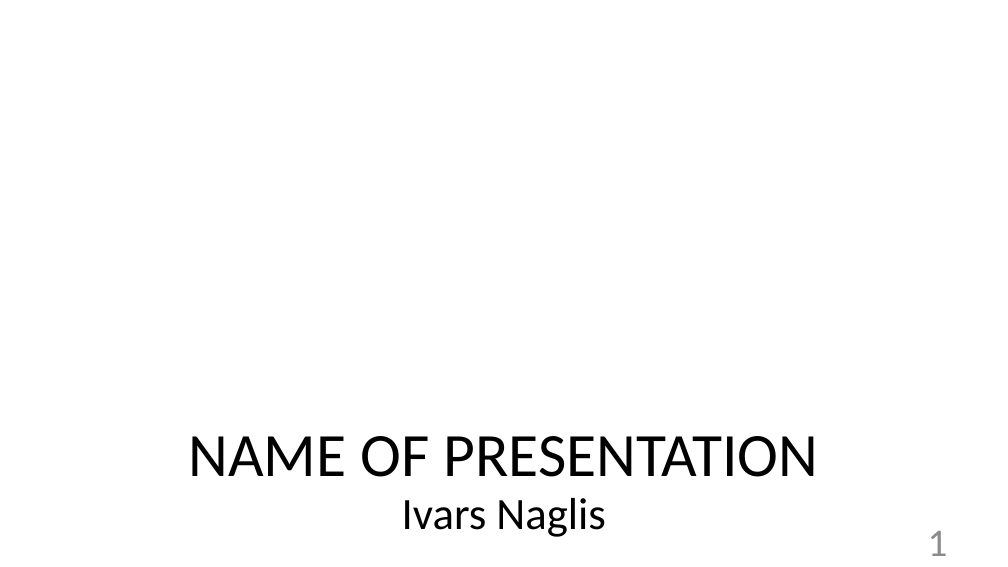
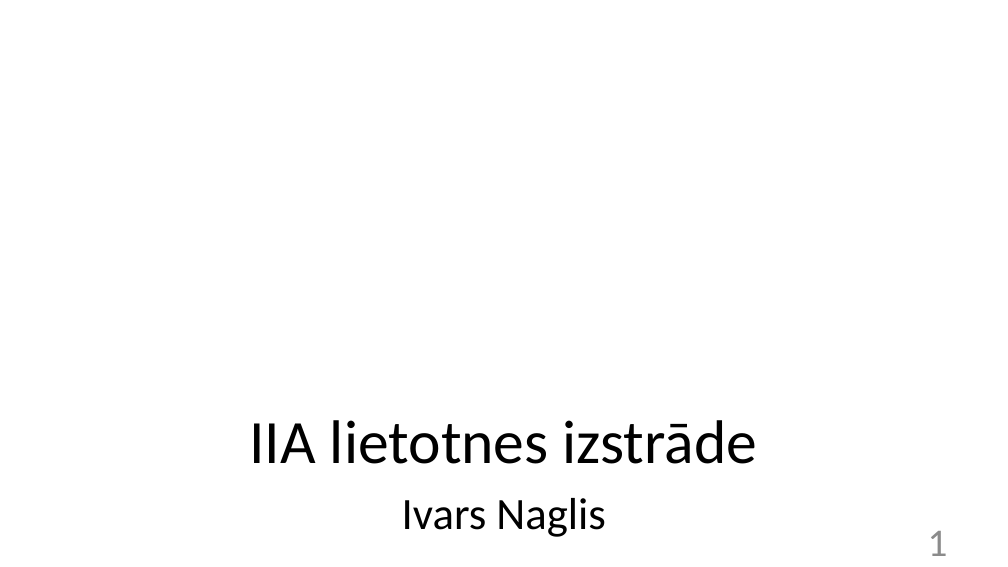
Before and after one commit to stabone/lore-parit, a slide deck: slide 1 of prezentacija.pptx. Drawn at 1008x567 pixels with LibreOffice and Linux fonts; fonts in the diff are those of the drawing; background and template pictures are left out. Boxes give left, top, right and bottom in pixels: in the first picture for what was removed or moved away, otherwise in the second. Text is boxed around its words. In the diff, an @@ line names an element or a change of style, - is before the commit and + after.

```diff
--- a/prezentacija.pptx
+++ b/prezentacija.pptx
@@ title at (x1=250, y1=420, x2=758, y2=464): text changed @@
-NAME OF PRESENTATION
+IIA lietotnes izstrāde
```
Also in this commit, not shown: 8 other slides changed, 15 slides added.
